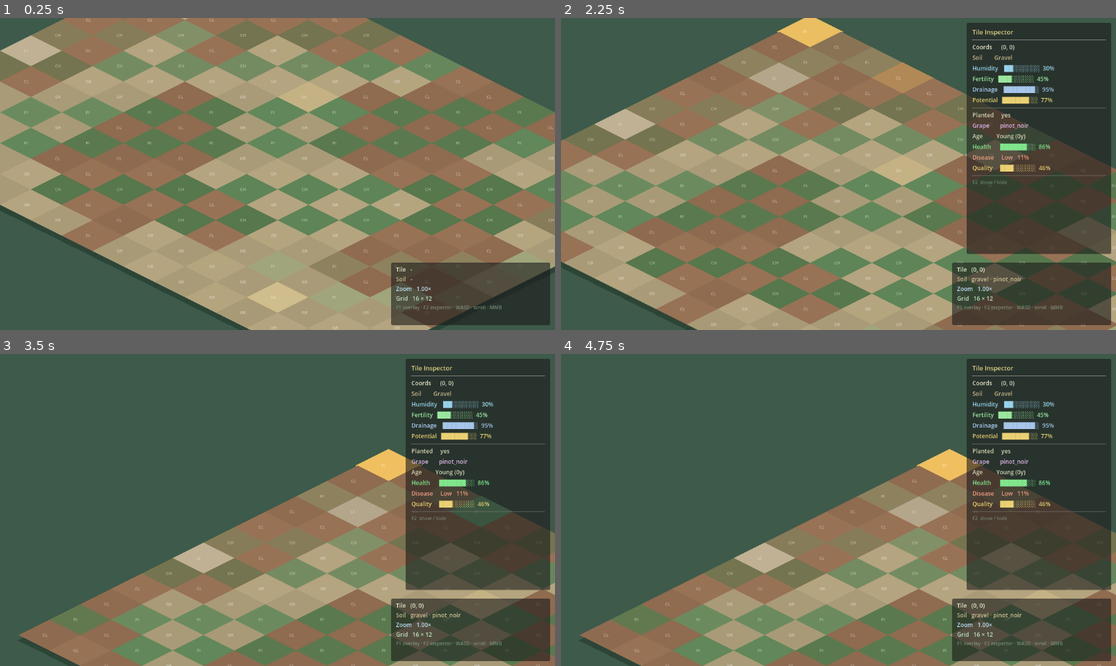
Above: before the commit, frames 1-4 (two rows, left to right).
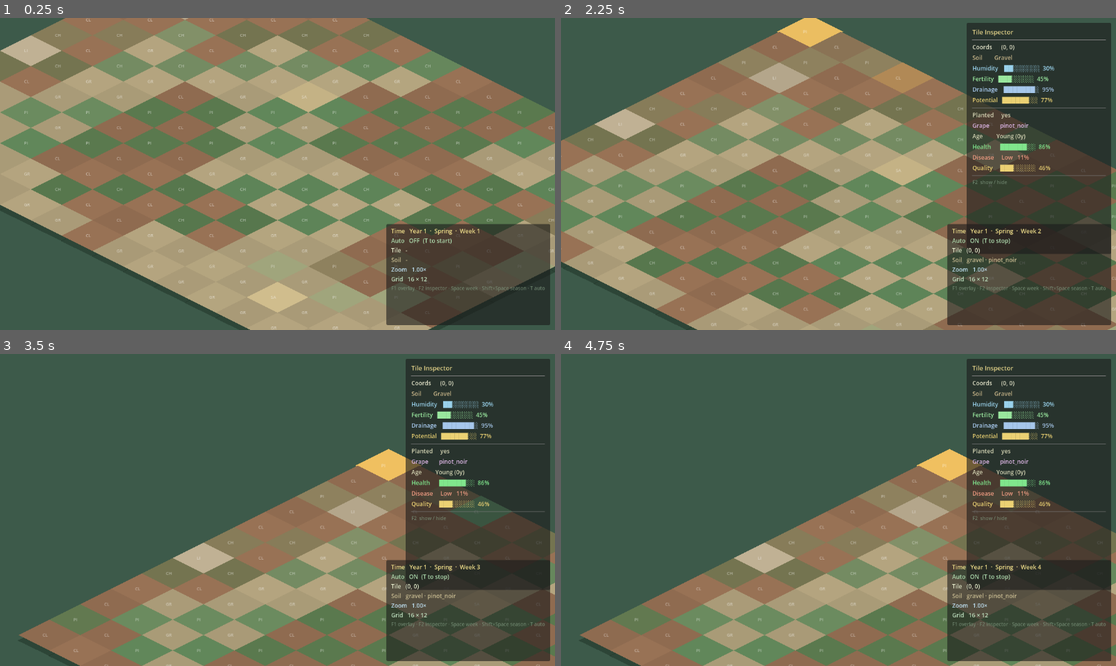
Above: after the commit, the same moments.

Repository: blayres/winery-simulator
Game: Godot game, scene res://scenes/world/World.tscn
The game is run twice, just before and just after one commit, with the same random seed, the same clock (stepped at 60 frames per second) and the same inputs.
Inputs (mouse positions are in pixels of both pictures, inside the frame that each line leads up to):
- Up to frame 1 (0.25 s): no input
- Up to frame 2 (2.25 s): tap Enter at 0.5 s; drag from (899, 21) to (993, 64) at 0.52 s; tap Space at 1.25 s; drag from (871, 27) to (960, 74) at 1.27 s; move the mouse to (805, 18) at 2.02 s; hold Left (ui_left) from 2.03 s (still down); tap T at 2.1 s; click (805, 18) at 2.17 s
- Up to frame 3 (3.5 s): tap Space at 2.3 s; release Left (ui_left) at 2.75 s; drag from (366, 450) to (493, 513) at 2.77 s
- Up to frame 4 (4.75 s): drag from (1010, 497) to (866, 510) at 3.52 s; drag from (1104, 541) to (1010, 497) at 4.27 s

The runs differ from the first frame. In frame 1, 4.2% of the frame differs, in the area x 69-100%, y 65-99%; in frame 2, 3.9%; in frame 3, 4.1%; in frame 4, 4.1%.

Commit message:
feat: time and seasons system

Diff:
--- /dev/null
+++ b/autoload/TimeManager.gd
@@ -0,0 +1,155 @@
+## TimeManager.gd
+## Singleton — owns the game clock: weeks, seasons, years.
+##
+## Responsibility:
+##   - Tracks current_week (1–4), current_season, current_year.
+##   - Advances time one week at a time via advance_week().
+##   - Rolls season after week 4, rolls year after Winter.
+##   - Drives GameManager.advance_season() so existing season signals fire.
+##   - Runs optional auto-advance via an internal Timer.
+##   - Emits week_changed / season_changed / year_changed for any system
+##     that needs finer-grained time hooks than GameManager provides.
+##
+## Architecture note:
+##   TimeManager is the ONLY writer of week/season/year state.
+##   Other systems (ClimateManager, VineyardSimulation, etc.) subscribe
+##   to its signals — they never advance time themselves.
+##
+##   Signal hierarchy:
+##     week_changed   → fine-grained (UI, animations)
+##     season_changed → medium (climate, vine growth)
+##     year_changed   → coarse (economy, reputation)
+##
+##   GameManager.season_changed is also emitted (via advance_season()) so
+##   existing listeners on GameManager keep working without changes.
+
+extends Node
+
+# ─── Constants ────────────────────────────────────────────────────────────────
+const WEEKS_PER_SEASON: int = 4
+const SEASONS_PER_YEAR: int = 4
+
+# Auto-advance interval in real seconds (configurable at runtime).
+const AUTO_ADVANCE_INTERVAL: float = 2.0
+
+# ─── Signals ──────────────────────────────────────────────────────────────────
+signal week_changed(year: int, season: int, week: int)
+signal season_changed(year: int, season: int)
+signal year_changed(year: int)
+
+# ─── State ────────────────────────────────────────────────────────────────────
+var current_year:   int  = 1
+var current_season: int  = 0   # 0=Spring 1=Summer 2=Autumn 3=Winter
+var current_week:   int  = 1   # 1–4
+
+var auto_advance:   bool = false
+
+# Internal timer for auto-advance.
+var _timer: Timer = null
+
+# ─── Lifecycle ────────────────────────────────────────────────────────────────
+func _ready() -> void:
+	_timer = Timer.new()
+	_timer.wait_time   = AUTO_ADVANCE_INTERVAL
+	_timer.autostart   = false
+	_timer.one_shot    = false
+	_timer.timeout.connect(_on_timer_timeout)
+	add_child(_timer)
+
+
+# ─── Public API ───────────────────────────────────────────────────────────────
+
+## Advance time by exactly one week.
+## This is the single entry point for all time progression.
+func advance_week() -> void:
+	current_week += 1
+
+	if current_week > WEEKS_PER_SEASON:
+		current_week = 1
+		_advance_season()
+	else:
+		week_changed.emit(current_year, current_season, current_week)
+		print("TimeManager: Year %d  %s  Week %d" % [
+			current_year, get_season_name(), current_week
+		])
+
+
+## Advance a full season (4 weeks) in one call.
+func advance_season_full() -> void:
+	for _i: int in WEEKS_PER_SEASON:
+		advance_week()
+
+
+## Toggle auto-advance on/off.
+func toggle_auto_advance() -> void:
+	auto_advance = not auto_advance
+	if auto_advance:
+		_timer.start()
+	else:
+		_timer.stop()
+	print("TimeManager: auto-advance %s" % ("ON" % [] if auto_advance else "OFF"))
+
+
+## Returns the display name for the current season.
+func get_season_name() -> String:
+	return _season_name(current_season)
+
+
+## Returns a formatted time string for UI display.
+func get_time_string() -> String:
+	return "Year %d  ·  %s  ·  Week %d" % [
+		current_year, get_season_name(), current_week
+	]
+
+
+# ─── Save / Load interface (called by SaveManager) ────────────────────────────
+
+func get_save_data() -> Dictionary:
+	return {
+		"current_year":   current_year,
+		"current_season": current_season,
+		"current_week":   current_week,
+	}
+
+
+func load_save_data(data: Dictionary) -> void:
+	current_year   = int(data.get("current_year",   1))
+	current_season = int(data.get("current_season", 0))
+	current_week   = int(data.get("current_week",   1))
+	week_changed.emit(current_year, current_season, current_week)
+
+
+# ─── Private ──────────────────────────────────────────────────────────────────
+
+func _advance_season() -> void:
+	current_season = (current_season + 1) % SEASONS_PER_YEAR
+
+	# Year rolls over when we return to Spring (season 0).
+	if current_season == 0:
+		current_year += 1
+		year_changed.emit(current_year)
+		print("TimeManager: ── New Year %d ──" % current_year)
+
+	# Drive GameManager so its season_changed signal fires for existing listeners.
+	# GameManager.advance_season() handles its own season/year state internally.
+	GameManager.advance_season()
+
+	season_changed.emit(current_year, current_season)
+	week_changed.emit(current_year, current_season, current_week)
+
+	print("TimeManager: Year %d  %s  Week %d" % [
+		current_year, get_season_name(), current_week
+	])
+
+
+func _on_timer_timeout() -> void:
+	advance_week()
+
+
+func _season_name(season_idx: int) -> String:
+	match season_idx:
+		0: return "Spring"
+		1: return "Summer"
+		2: return "Autumn"
+		3: return "Winter"
+	return "Unknown"
--- a/project.godot
+++ b/project.godot
@@ -20,6 +20,7 @@
 
 DataManager="*res://autoload/DataManager.gd"
 GameManager="*res://autoload/GameManager.gd"
+TimeManager="*res://autoload/TimeManager.gd"
 ClimateManager="*res://autoload/ClimateManager.gd"
 EconomyManager="*res://autoload/EconomyManager.gd"
 WineManager="*res://autoload/WineManager.gd"
--- a/scenes/ui/DebugOverlay.gd
+++ b/scenes/ui/DebugOverlay.gd
@@ -1,24 +1,27 @@
 ## DebugOverlay.gd
-## Compact always-visible HUD: tile coords, soil, zoom, grid size, hints.
+## Compact always-visible HUD.
+## Shows: time state, selected tile, zoom, grid size, control hints.
 ## F1 toggles visibility.
-## Uses position+size (not anchors) because it is a direct child of a CanvasLayer.
+## Uses position+size (not anchors) — direct child of a CanvasLayer.
 
 class_name DebugOverlay
 extends CanvasLayer
 
-const PANEL_W: float = 330.0
-const PANEL_H: float = 130.0
+const PANEL_W: float = 340.0
+const PANEL_H: float = 210.0
 const MARGIN:  float = 10.0
 
 var _grid:   GridSystem       = null
 var _camera: CameraController = null
 
-@onready var _panel:    PanelContainer = $Panel
-@onready var _lbl_tile: Label = $Panel/Margin/VBox/TileLabel
-@onready var _lbl_soil: Label = $Panel/Margin/VBox/SoilLabel
-@onready var _lbl_zoom: Label = $Panel/Margin/VBox/ZoomLabel
-@onready var _lbl_grid: Label = $Panel/Margin/VBox/GridLabel
-@onready var _lbl_hint: Label = $Panel/Margin/VBox/HintLabel
+@onready var _panel:      PanelContainer = $Panel
+@onready var _lbl_time:   Label = $Panel/Margin/VBox/TimeLabel
+@onready var _lbl_auto:   Label = $Panel/Margin/VBox/AutoLabel
+@onready var _lbl_tile:   Label = $Panel/Margin/VBox/TileLabel
+@onready var _lbl_soil:   Label = $Panel/Margin/VBox/SoilLabel
+@onready var _lbl_zoom:   Label = $Panel/Margin/VBox/ZoomLabel
+@onready var _lbl_grid:   Label = $Panel/Margin/VBox/GridLabel
+@onready var _lbl_hint:   Label = $Panel/Margin/VBox/HintLabel
 
 func _ready() -> void:
 	_panel.visible = true
@@ -52,7 +55,18 @@
 
 
 func _update_labels() -> void:
+	# ── Time ──────────────────────────────────────────────────────────────
+	_lbl_time.text = "Time   %s" % TimeManager.get_time_string()
+	_lbl_auto.text = "Auto   %s" % ("ON  (T to stop)" if TimeManager.auto_advance \
+			else "OFF  (T to start)")
+
+	# ── Selected tile ─────────────────────────────────────────────────────
 	if _grid == null:
+		_lbl_tile.text = "Tile   -"
+		_lbl_soil.text = "Soil   -"
+		_lbl_zoom.text = "Zoom   -"
+		_lbl_grid.text = "Grid   -"
+		_lbl_hint.text = "F1 overlay · F2 inspector"
 		return
 
 	var sel: VineyardTile = _grid.get_selected_tile()
@@ -76,4 +90,4 @@
 	else:
 		_lbl_zoom.text = "Zoom   -"
 
-	_lbl_hint.text = "F1 overlay · F2 inspector · WASD · scroll · MMB"
+	_lbl_hint.text = "F1 overlay · F2 inspector · Space week · Shift+Space season · T auto"
--- a/scenes/ui/DebugOverlay.tscn
+++ b/scenes/ui/DebugOverlay.tscn
@@ -7,8 +7,8 @@
 script = ExtResource("1")
 
 [node name="Panel" type="PanelContainer" parent="."]
-position = Vector2(940, 572)
-size = Vector2(330, 130)
+position = Vector2(930, 490)
+size = Vector2(340, 210)
 
 [node name="Margin" type="MarginContainer" parent="Panel"]
 layout_mode = 1
@@ -23,6 +23,18 @@
 [node name="VBox" type="VBoxContainer" parent="Panel/Margin"]
 layout_mode = 2
 theme_override_constants/separation = 3
+
+[node name="TimeLabel" type="Label" parent="Panel/Margin/VBox"]
+layout_mode = 2
+theme_override_colors/font_color = Color(0.95, 0.88, 0.55, 1)
+theme_override_font_sizes/font_size = 12
+text = "Time   Year 1  ·  Spring  ·  Week 1"
+
+[node name="AutoLabel" type="Label" parent="Panel/Margin/VBox"]
+layout_mode = 2
+theme_override_colors/font_color = Color(0.70, 0.88, 0.70, 1)
+theme_override_font_sizes/font_size = 12
+text = "Auto   OFF  (T to start)"
 
 [node name="TileLabel" type="Label" parent="Panel/Margin/VBox"]
 layout_mode = 2
@@ -50,6 +62,6 @@
 
 [node name="HintLabel" type="Label" parent="Panel/Margin/VBox"]
 layout_mode = 2
-theme_override_colors/font_color = Color(0.55, 0.65, 0.55, 0.75)
+theme_override_colors/font_color = Color(0.50, 0.60, 0.50, 0.75)
 theme_override_font_sizes/font_size = 10
-text = "F1 overlay · F2 inspector · WASD · scroll · MMB"
+text = "F1 overlay · F2 inspector · Space week · Shift+Space season · T auto"
--- a/scenes/world/World.gd
+++ b/scenes/world/World.gd
@@ -50,6 +50,9 @@
 	# Trigger grid build now that we are connected.
 	# GridSystem deferred its build waiting for this call.
 	_grid.build_when_ready()
+
+	# Put GameManager into PLAYING state so time can advance.
+	GameManager.start_game()
 
 	print("World: _ready() complete — grid build triggered.")
 
@@ -125,6 +128,30 @@
 		tile.notify_sim_updated()
 
 
+# ─── Dev time controls ────────────────────────────────────────────────────────
+## Temporary developer shortcuts — remove or gate behind a debug flag later.
+##   Space            → advance one week
+##   Shift + Space    → advance one full season (4 weeks)
+##   T                → toggle auto-advance
+
+func _unhandled_input(event: InputEvent) -> void:
+	if not event is InputEventKey:
+		return
+	var k: InputEventKey = event
+	if not k.pressed:
+		return
+
+	if k.keycode == KEY_SPACE and k.shift_pressed:
+		TimeManager.advance_season_full()
+		get_viewport().set_input_as_handled()
+	elif k.keycode == KEY_SPACE:
+		TimeManager.advance_week()
+		get_viewport().set_input_as_handled()
+	elif k.keycode == KEY_T:
+		TimeManager.toggle_auto_advance()
+		get_viewport().set_input_as_handled()
+
+
 # ─── Private ──────────────────────────────────────────────────────────────────
 
 ## Validates all @onready references and logs any that are null.
Not shown, added: autoload/TimeManager.gd.uid
